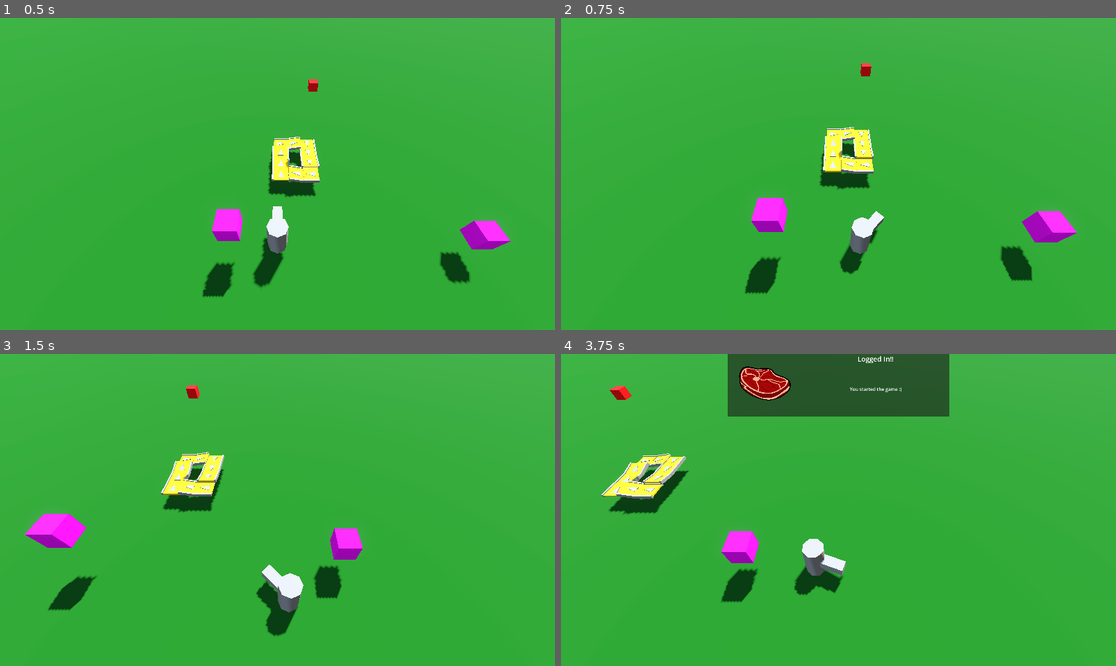
Above: before the commit, frames 1-4 (two rows, left to right).
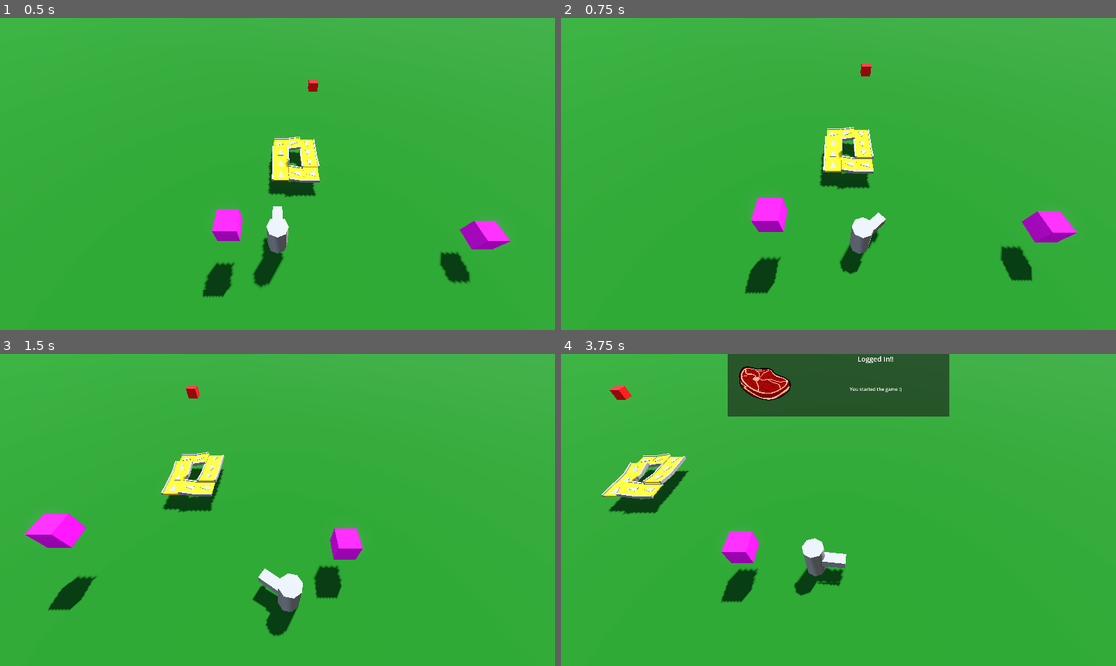
Above: after the commit, the same moments.

Repository: DallasHuff/gwj-89
Game: Godot game, scene res://levels/dallas_test_level.tscn
The game is run twice, just before and just after one commit, with the same random seed, the same clock (stepped at 60 frames per second) and the same inputs. This scene is started directly instead of the project's main scene.
Inputs (mouse positions are in pixels of both pictures, inside the frame that each line leads up to):
- Up to frame 1 (0.5 s): no input
- Up to frame 2 (0.75 s): move the mouse to (960, 158) at 0.52 s; hold D (right) from 0.53 s (still down); hold E (interact, bound only before the commit) from 0.53 s (still down)
- Up to frame 3 (1.5 s): click (399, 494) at 0.8 s; move the mouse to (166, 525) at 1.27 s; release D (right) at 1.28 s; release E (interact, bound only before the commit) at 1.28 s; hold S (down) from 1.28 s (still down); click (166, 525) at 1.35 s
- Up to frame 4 (3.75 s): right-click (727, 525) at 1.55 s; move the mouse to (894, 441) at 2.02 s; release S (down) at 2.03 s; hold D (right) 2.03-2.78 s; hold Right mouse button (putdown, bound only after the commit) 2.03-2.78 s; tap E (interact, bound only before the commit) at 2.3, 2.85 s; move the mouse to (810, 572) at 2.77 s; hold W (up) 2.78-3.53 s; click (810, 572) at 3.05 s; move the mouse to (1005, 556) at 3.52 s; press the mouse at (1005, 556) at 3.53 s; hold A (left) from 3.53 s (still down)

Frame 1 is identical in both runs. In frame 2, 0.1% of the frame differs, in the area x 51-59%, y 61-82%; in frame 3, 0.3%; in frame 4, 0.4%, in the area x 41-52%, y 59-78%.

Commit message:
smoothed out player looking

Diff:
--- a/entities/components/interactor.gd
+++ b/entities/components/interactor.gd
@@ -9,11 +9,10 @@
 
 
 func _input(event: InputEvent) -> void:
-	if event.is_action_pressed("interact"):
-		if trash.size() < 1:
-			pickup()
-		else:
-			putdown()
+	if event.is_action_pressed("pickup"):
+		pickup()
+	elif event.is_action_pressed("putdown"):
+		putdown()
 
 
 func _process(_delta: float) -> void:
@@ -26,10 +25,9 @@
 	var bodies := get_overlapping_bodies()
 	for i in range(bodies.size()):
 		var body := bodies[i]
-		if body is Trash:
-			print("trash")
+		if body is Trash and body not in trash:
 			trash.append(body)
-			body.global_position = hold_spot.global_position + (TRASH_GAP * i)
+			body.global_position = hold_spot.global_position + (TRASH_GAP * trash.size())
 			body.freeze = true
 
 
--- a/levels/components/ray_camera.gd
+++ b/levels/components/ray_camera.gd
@@ -20,7 +20,7 @@
 
 func find_mouse_position(space: PhysicsDirectSpaceState3D, to: Vector3, from: Vector3) -> void:
 	var ray_query := PhysicsRayQueryParameters3D.new()
-	ray_query.collision_mask = 1 << 0
+	ray_query.collision_mask = 1 << 15
 	ray_query.from = from
 	ray_query.to = to
 	var raycast_result := space.intersect_ray(ray_query)
--- a/levels/conveyor_test.tscn
+++ b/levels/conveyor_test.tscn
@@ -24,6 +24,7 @@
 transform = Transform3D(0.9075284, 0.31033212, -0.28299496, 0, 0.67381245, 0.7389024, 0.4199907, -0.6705749, 0.61150396, 0, 3.6488056, 0)
 
 [node name="ground" type="StaticBody3D" parent="." unique_id=1775703354]
+collision_layer = 32769
 
 [node name="CollisionShape3D" type="CollisionShape3D" parent="ground" unique_id=1633012620]
 shape = SubResource("BoxShape3D_mesa8")
--- a/levels/dallas_test_level.tscn
+++ b/levels/dallas_test_level.tscn
@@ -43,6 +43,7 @@
 size = Vector3(500, 0, 500)
 
 [node name="StaticBody3D" type="StaticBody3D" parent="." unique_id=947810332]
+collision_layer = 32769
 
 [node name="CollisionShape3D" type="CollisionShape3D" parent="StaticBody3D" unique_id=225319536]
 shape = SubResource("WorldBoundaryShape3D_m45s1")
--- a/levels/level.gd
+++ b/levels/level.gd
@@ -20,7 +20,7 @@
 	ray_cam.global_position = lerp(ray_cam.global_position, player.global_position + Vector3(0, 9, 4), 0.1)
 
 
-func look_at_smooth(target: Vector3, delta: float, speed := 8.0) -> void:
+func look_at_smooth(target: Vector3, delta: float, speed := 12.0) -> void:
 	var dir := target - player.global_position
 	dir.y = 0.0
 
--- a/project.godot
+++ b/project.godot
@@ -31,11 +31,6 @@
 
 [input]
 
-interact={
-"deadzone": 0.2,
-"events": [Object(InputEventKey,"resource_local_to_scene":false,"resource_name":"","device":-1,"window_id":0,"alt_pressed":false,"shift_pressed":false,"ctrl_pressed":false,"meta_pressed":false,"pressed":false,"keycode":0,"physical_keycode":69,"key_label":0,"unicode":101,"location":0,"echo":false,"script":null)
-]
-}
 left={
 "deadzone": 0.2,
 "events": [Object(InputEventKey,"resource_local_to_scene":false,"resource_name":"","device":-1,"window_id":0,"alt_press …(191 unchanged characters)…
@@ -81,10 +76,21 @@
 "events": [Object(InputEventKey,"resource_local_to_scene":false,"resource_name":"","device":-1,"window_id":0,"alt_press …(191 unchanged characters)…
 ]
 }
+pickup={
+"deadzone": 0.2,
+"events": [Object(InputEventMouseButton,"resource_local_to_scene":false,"resource_name":"","device":-1,"window_id":0,"alt_pressed":false,"shift_pressed":false,"ctrl_pressed":false,"meta_pressed":false,"button_mask":1,"position":Vector2(424, 19),"global_position":Vector2(433, 65),"factor":1.0,"button_index":1,"canceled":false,"pressed":true,"double_click":false,"script":null)
+]
+}
+putdown={
+"deadzone": 0.2,
+"events": [Object(InputEventMouseButton,"resource_local_to_scene":false,"resource_name":"","device":-1,"window_id":0,"alt_pressed":false,"shift_pressed":false,"ctrl_pressed":false,"meta_pressed":false,"button_mask":2,"position":Vector2(207, 13),"global_position":Vector2(216, 59),"factor":1.0,"button_index":2,"canceled":false,"pressed":true,"double_click":false,"script":null)
+]
+}
 
 [layer_names]
 
 3d_physics/layer_2="conveyors"
+3d_physics/layer_16="mouse_raycast"
 
 [physics]
 
